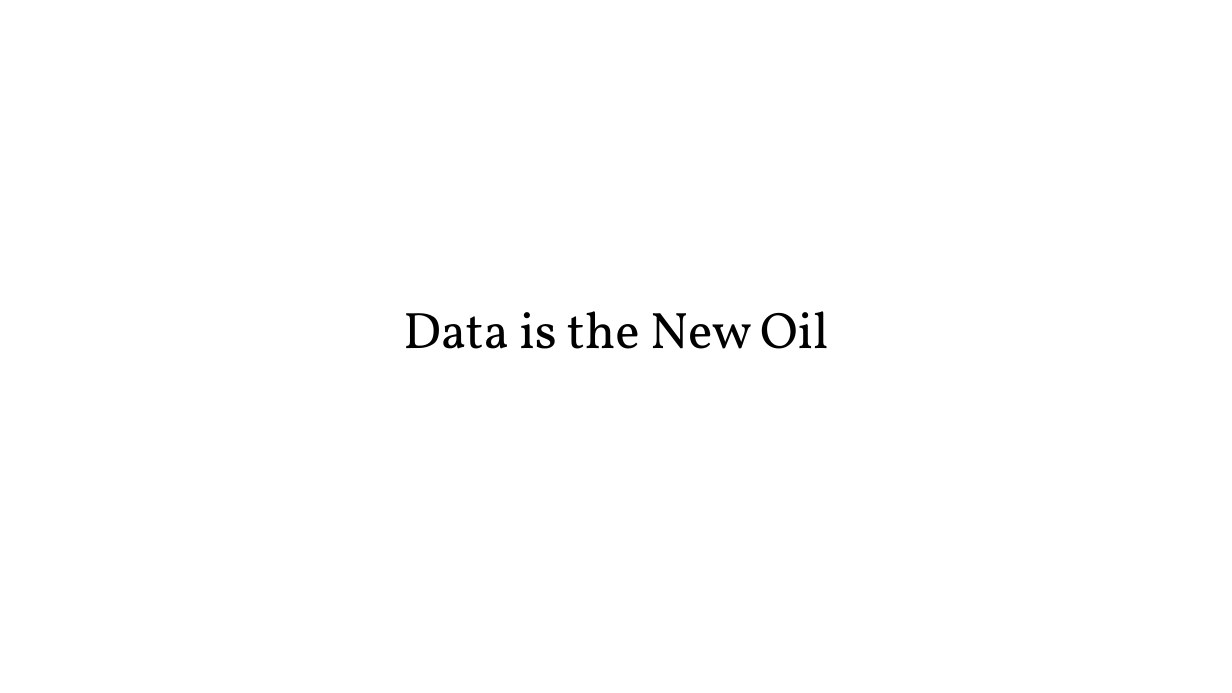
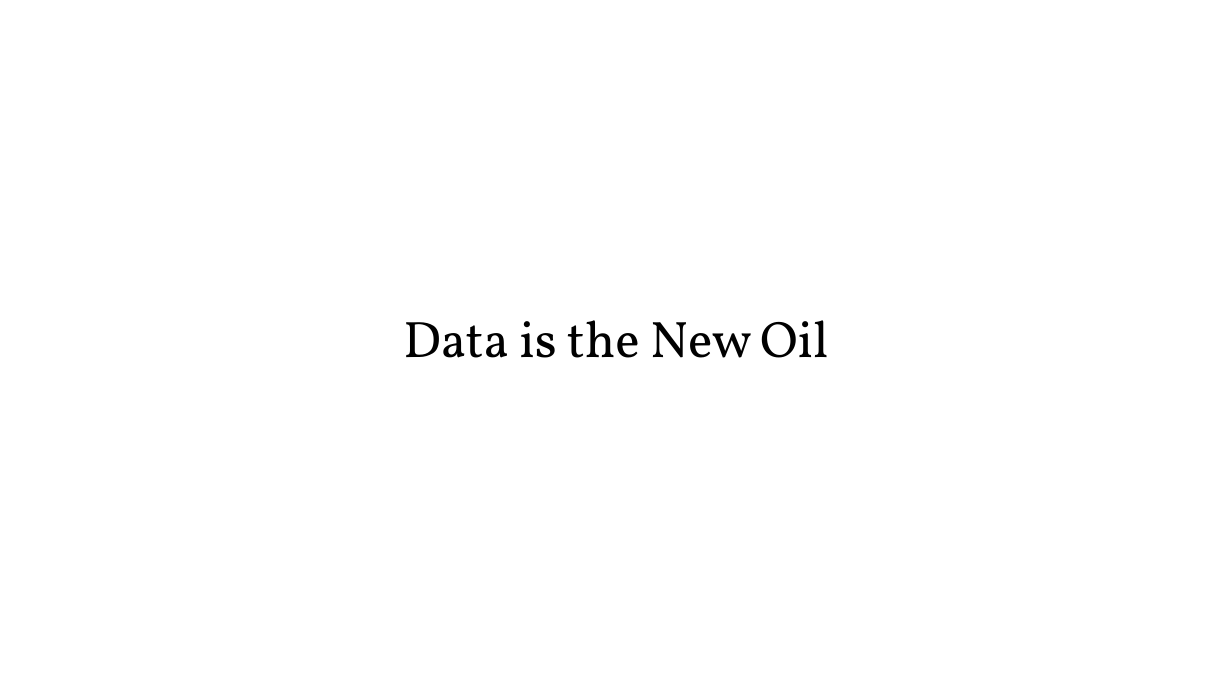
Before and after one commit to PracticumAI/data, a slide deck: slide 2 of presentations/data_vocabulary.pptx. Drawn at 1232x693 pixels with LibreOffice and Linux fonts; fonts in the diff are those of the drawing. Boxes give left, top, right and bottom in pixels: in the first picture for what was removed or moved away, otherwise in the second. Text is boxed around its words. In the diff, an @@ line names an element or a change of style, - is before the commit and + after.

```diff
--- a/presentations/data_vocabulary.pptx
+++ b/presentations/data_vocabulary.pptx
@@ text "Data is the New Oil": place and size @@
-text "Data is the New Oil" at bbox=[403, 311, 828, 349]
+text "Data is the New Oil" at bbox=[403, 320, 828, 358]
```
Also in this commit, not shown: 1 other file.
